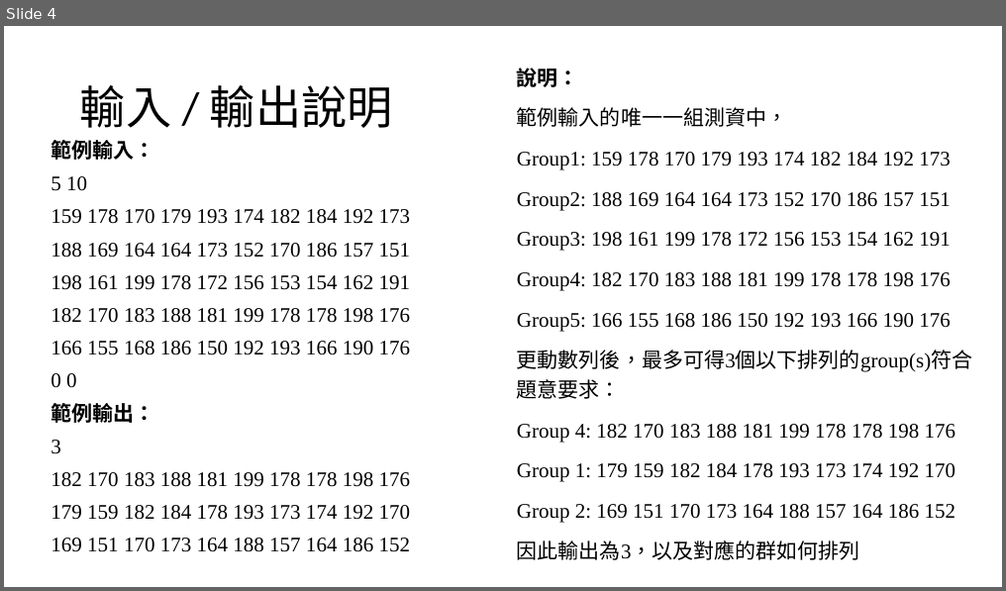
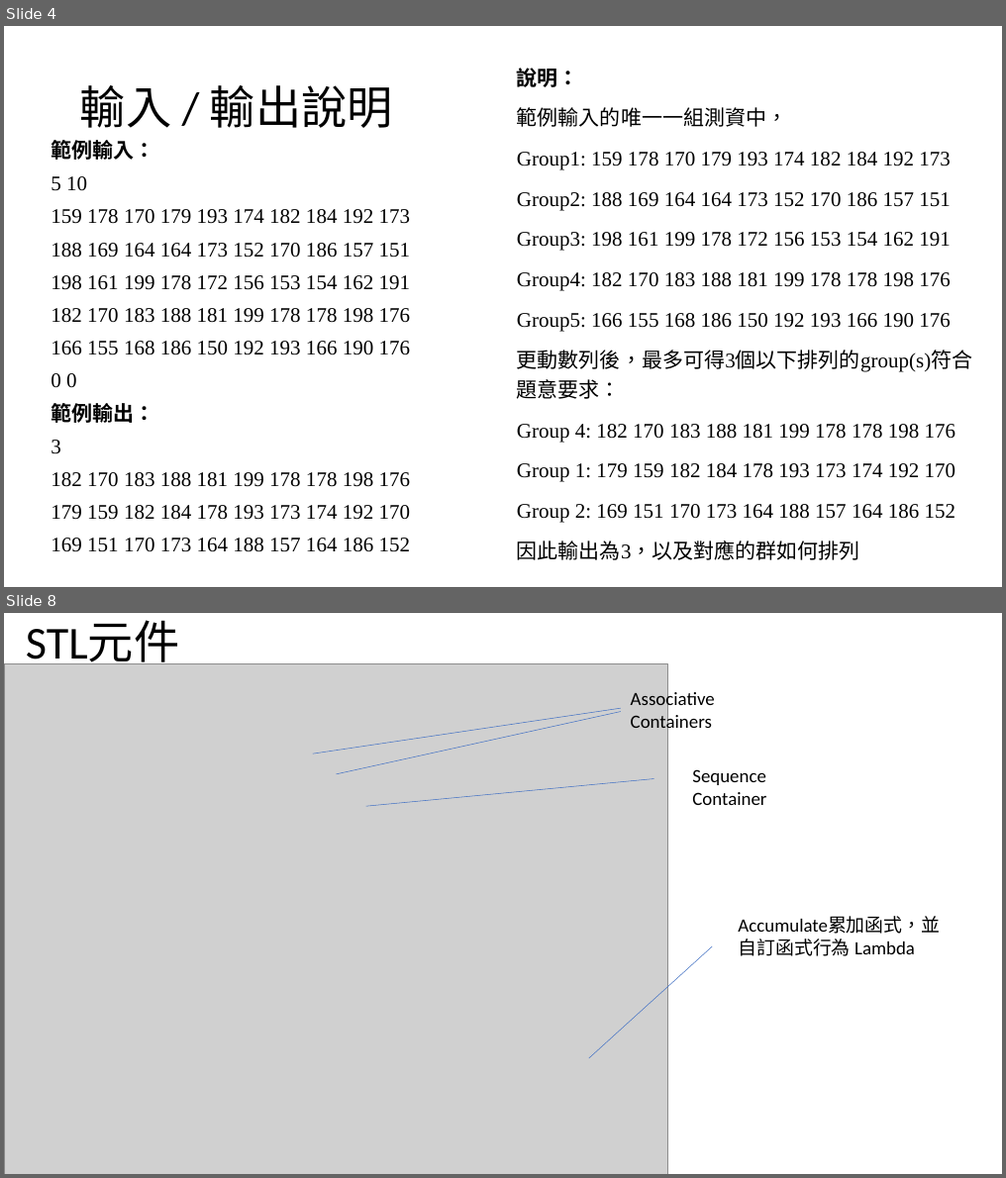
Before and after one commit to louisfghbvc/GenericProgrammingSTL, a slide deck: HW4 應用程式設計/說明.pptx. Shown one above the other, each under a label of ours: slide 4 before the commit, slides 4 and 8 after it; the slides between them are not shown. The pictures are 1006x591 and 1006x1178 pixels, drawn with LibreOffice and Linux fonts; fonts in the diff are those of the drawing; grey boxes stand for pictures. Boxes give left, top, right and bottom in pixels: in the first picture for what was removed or moved away, otherwise in the second. Text is boxed around its words. In the diff, an @@ line names an element or a change of style, - is before the commit and + after.

```diff
--- a/HW4 應用程式設計/說明.pptx
+++ b/HW4 應用程式設計/說明.pptx
@@ slide 8 added at box(4, 613, 1002, 1174), background #FFFFFF @@
@@ title added at box(26, 621, 179, 670), 44 pt, text #000000 @@
+STL元件
@@ picture added at box(5, 663, 668, 1174) @@
@@ text added at box(631, 690, 715, 733), 18 pt, text #000000 @@
+Associative Containers
@@ line added from (313, 754) to (621, 708), #4472C4 0.5 pt @@
@@ line added from (337, 774) to (621, 712), #4472C4 0.5 pt @@
@@ line added from (366, 806) to (654, 779), #4472C4 0.5 pt @@
@@ text added at box(692, 769, 766, 805), 18 pt, text #000000 @@
+Sequence Container
@@ text added at box(738, 916, 940, 957), 18 pt, text #000000 @@
+Accumulate累加函式，並自訂函式行為 Lambda
@@ line added from (589, 1059) to (712, 947), #4472C4 0.5 pt @@
```
Also in this commit, not shown: 3 slides changed, 3 other slides added, 2 slides removed.
